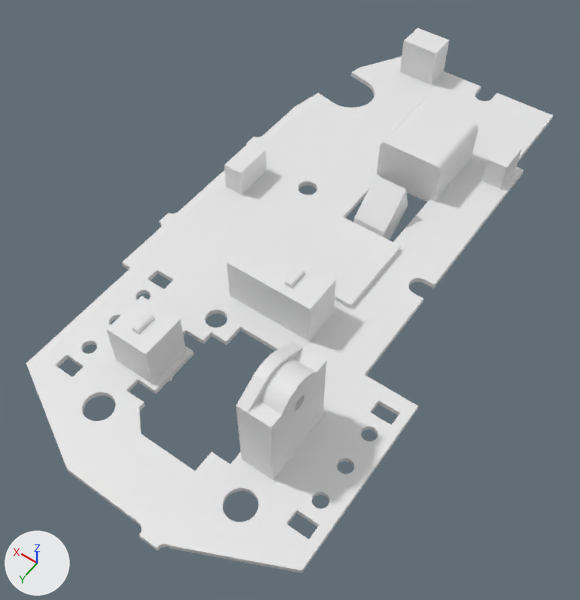
The Blender file mousemod1.blend, before and after one commit.
Before and after are seen from a 50 mm lens placed at (-8.2, 5.84, 10.01), pointed at (-4.31, 0.4, 1.46). The axes (+X, +Y, +Z) are drawn at lower left. The lights are the same throughout.

The scene before the commit, as lines of its bpy script (objects in view):
```python
me_g305_circuit = bpy.data.meshes.new('G305 circuit')
me_g305_circuit.from_pydata(...)  # 1718 vertices, 921 faces; spans x -20.5..25.0, y -44.6..46.4, z -4.8..15.0
ob_g305_circuit = bpy.data.objects.new('G305 circuit', me_g305_circuit)
ob_g305_circuit.location = (-4.52, -0.59, 1.53)
ob_g305_circuit.scale = (0.1, 0.1, 0.1)
```
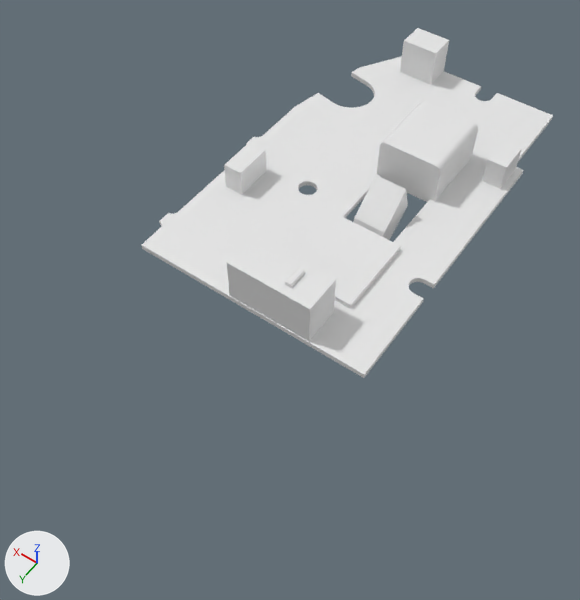
Changed parts and their boxes (x1, y1, x2, y2) in the pictures (580 x 600 px):
'G305 circuit', reshaped (22% narrower, 36% shorter)
    before: (26, 28, 553, 573)
    after: (141, 28, 553, 378)
part 1 of me_g305_circuit, deleted
    before: (236, 341, 326, 480)
part 2 of me_g305_circuit, deleted
    before: (107, 296, 186, 384)
part 3 of me_g305_circuit, cut back
    before: (26, 243, 418, 573)
    after: (141, 243, 366, 378)

What changed in the scene script:
```text
Change me_g305_circuit:
    used by ob_g305_circuit; location = (-4.52, -0.59, 1.53); scale = (0.1, 0.1, 0.1)
    remove me_g305_circuit.from_pydata(...)  # 1718 vertices, 921 faces; spans x -20.5..25.0, y -44.6..46.4, z -4.8..15.0
    add me_g305_circuit.from_pydata(...)  # 716 vertices, 393 faces; spans x -12.9..25.0, y -44.6..15.0, z -4.8..8.2
    me_g305_circuit part 1: the loose piece of 224 vertices spanning x -12.0..-7.5, y 22.9..32.9, z -2.4..15.0 is deleted
    me_g305_circuit part 2: the loose piece of 136 vertices spanning x 7.4..13.6, y 25.0..31.2, z -2.4..8.0 is deleted
    me_g305_circuit part 3: 636 vertices removed from x -20.5..24.0, y 15.0..46.4, z 0.0..0.8; 2 vertices added at x 24.0, y 14.9, z 0.0..0.8
```
